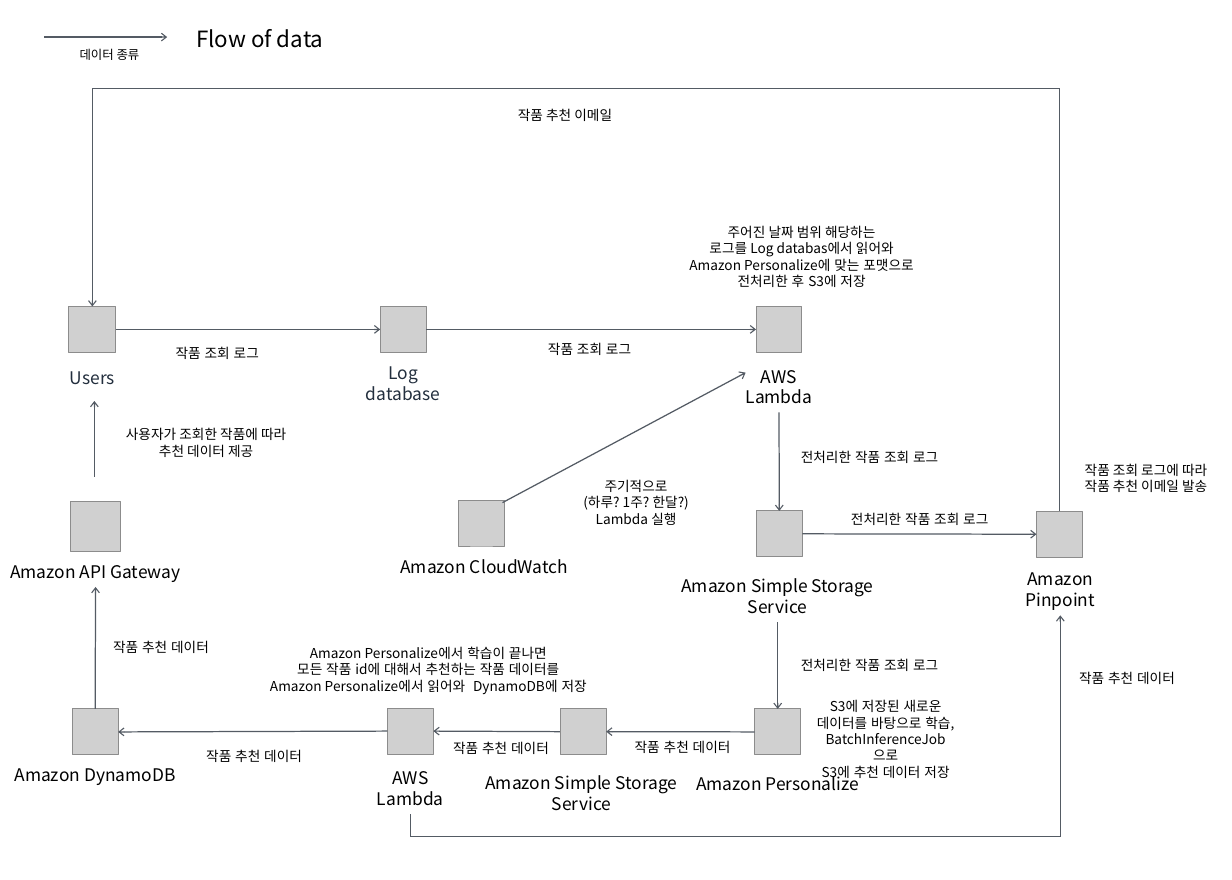
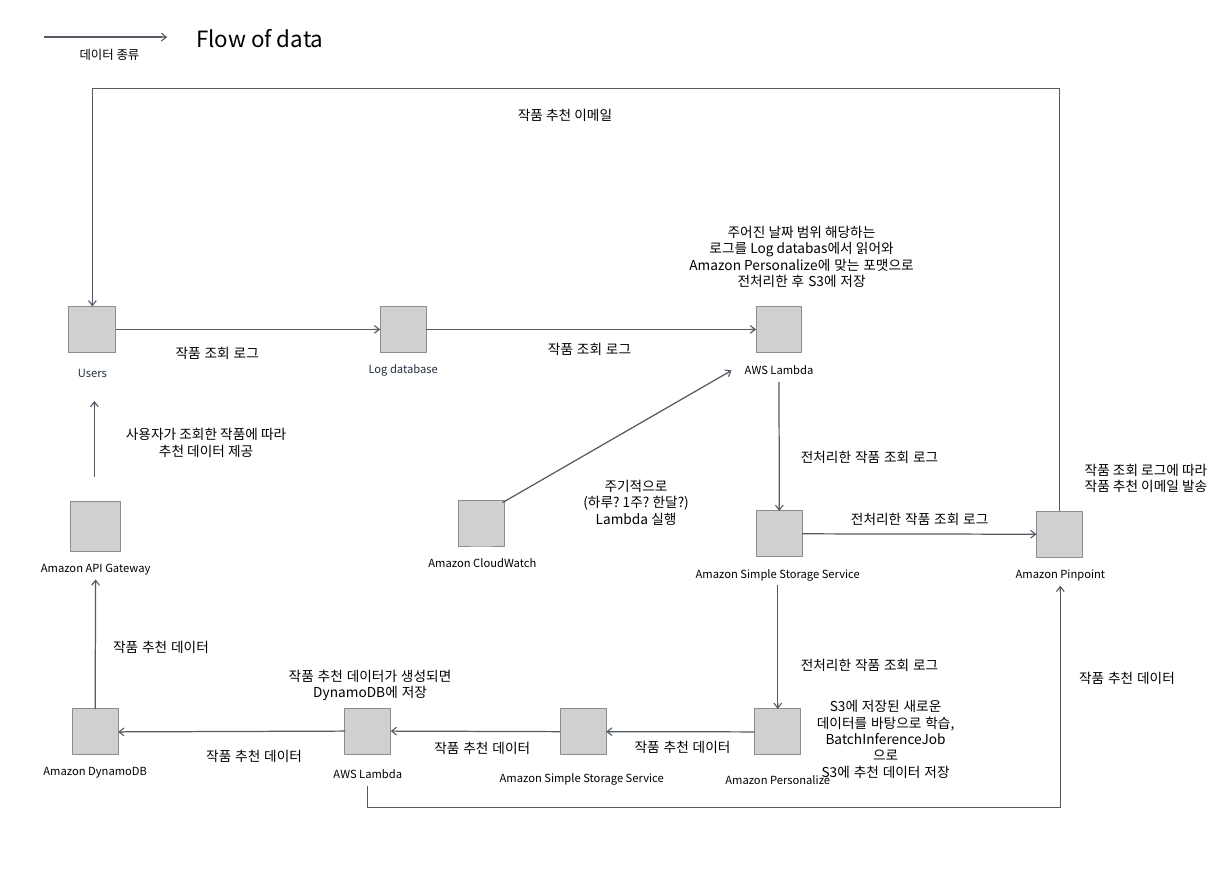
Before and after one commit to aws-dna-korea-1st-team3/competition, a slide deck: slide 1 of diagram/architecture.pptx. Drawn at 1232x880 pixels with LibreOffice and Linux fonts; fonts in the diff are those of the drawing; grey boxes stand for pictures. Boxes give left, top, right and bottom in pixels: in the first picture for what was removed or moved away, otherwise in the second. Text is boxed around its words. In the diff, an @@ line names an element or a change of style, - is before the commit and + after.

```diff
--- a/diagram/architecture.pptx
+++ b/diagram/architecture.pptx
@@ arrow moved from (746, 373) - (502, 502) to (731, 370) - (502, 502) @@
@@ arrow moved from (780, 511) - (779, 412) to (780, 511) - (779, 382) @@
@@ text "Amazon Simple Storage Service": place and size @@
-text "Amazon Simple Storage Service" at (681,578,874,614)
+text "Amazon Simple Storage Service" at (696,569,860,581)
@@ arrow moved from (96, 587) - (95, 709) to (96, 579) - (95, 709) @@
@@ elbow arrow moved from (1060, 615) - (410, 814) to (1060, 586) - (367, 786) @@
@@ arrow moved from (778, 709) - (778, 622) to (778, 709) - (778, 585) @@
@@ text at (289,669,451,700): text changed @@
-Amazon Personalize에서 학습이 끝나면
-모든 작품 id에 대해서 추천하는 작품 데이터를
-Amazon Personalize에서 읽어와 DynamoDB에 저장
+작품 추천 데이터가 생성되면
+DynamoDB에 저장
@@ picture: place and size @@
-picture at (387,708,433,754)
+picture at (345,708,391,754)
@@ arrow moved from (118, 732) - (387, 731) to (118, 732) - (345, 731) @@
@@ arrow moved from (434, 731) - (561, 731) to (391, 731) - (561, 731) @@
@@ text "작품 추천 데이터": place and size @@
-text "작품 추천 데이터" at (453,741,549,754)
+text "작품 추천 데이터" at (434,741,530,754)
@@ size 14 to 9 pt in 11 elements at (725,772,830,784), (43,766,147,778), (41,563,150,575), (428,558,536,567), (78,369,107,377), (500,773,664,785), (696,569,860,581), (1016,569,1105,581), (369,364,438,376), (745,365,813,374), (333,769,402,778) @@
@@ text "AWS Lambda": place and size @@
-text "AWS Lambda" at (377,771,444,806)
+text "AWS Lambda" at (333,769,402,778)
```
Also in this commit, not shown: 1 slide added, 1 other file.
